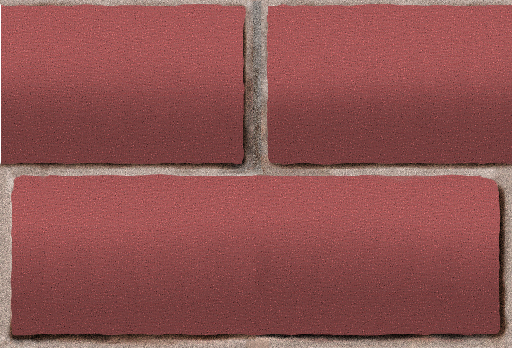
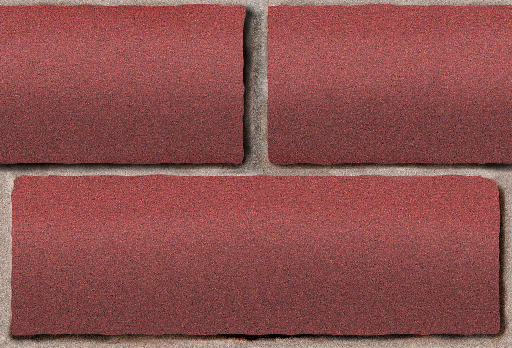
Comparing the layer stacks of the two 512px x 348px images. Changes:
painted on "Mortar" over (0, 0, 512, 348)
painted on "Bricks copy" over (0, 0, 512, 348)
